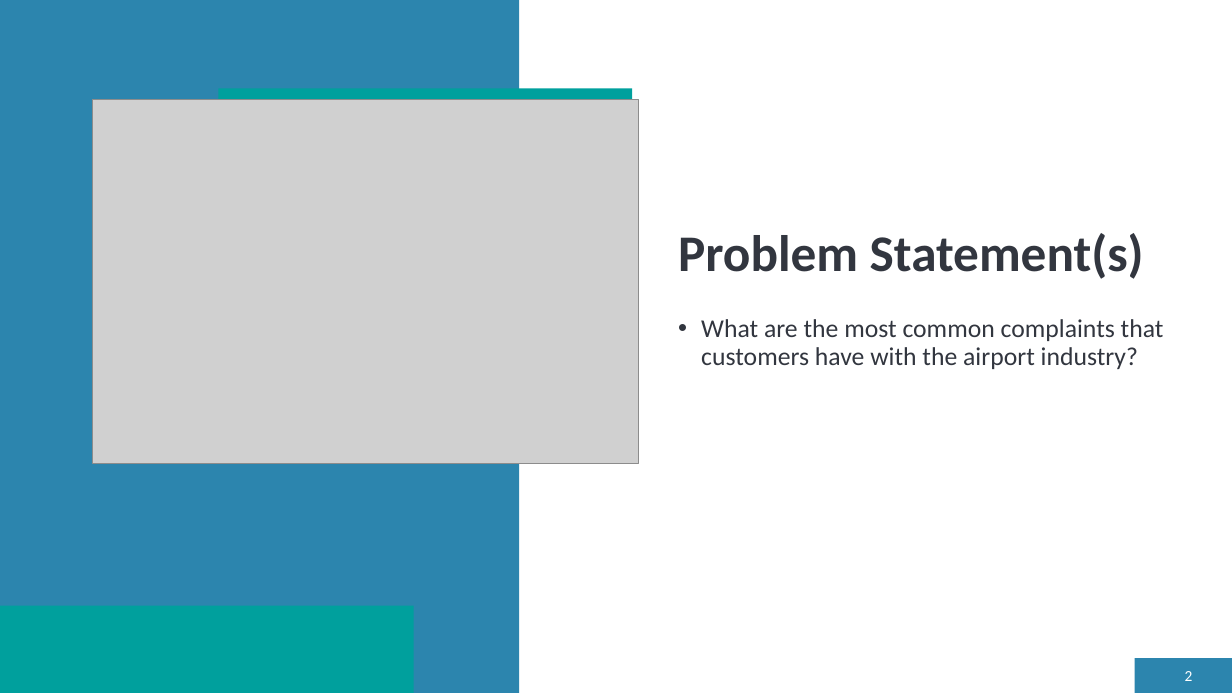
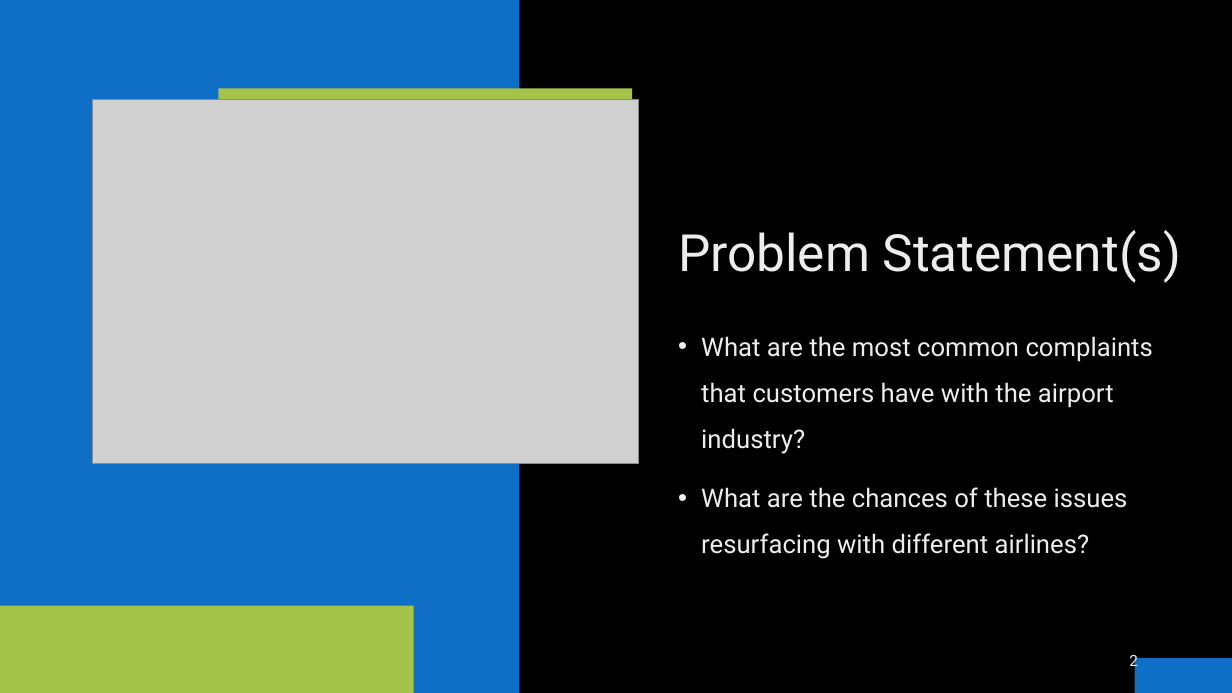
Before and after one commit to ElDon2308/Airline-Sentiment-Analysis, a slide deck: slide 2 of Airline Sentiment Analysis Presentation.pptx. Drawn at 1232x693 pixels with LibreOffice and Linux fonts; fonts in the diff are those of the drawing; grey boxes stand for pictures; background and template pictures are left out. Boxes give left, top, right and bottom in pixels: in the first picture for what was removed or moved away, otherwise in the second. Text is boxed around its words. In the diff, an @@ line names an element or a change of style, - is before the commit and + after.

```diff
--- a/Airline Sentiment Analysis Presentation.pptx
+++ b/Airline Sentiment Analysis Presentation.pptx
@@ background #FFFFFF to picture (left out) @@
@@ fill #2C85AE to #0F6FC6 in 3 elements at (1135,658,1232,693), (0,26,30,103), (0,0,519,693) @@
@@ rectangle at (0,0,1232,645): fill #FFFFFF to #000000 @@
@@ rectangle at (219,88,633,102): fill #00A09D to #A5C249 @@
@@ title "Problem Statement(s)" at (678,230,1181,283): font Calibri to Roboto, text colour #32363F to gradient #DEDEDE to #EDEDED to #FFFFFF, bold off @@
@@ text at (701,336,1153,454): font Calibri to Roboto, text colour #32363F to gradient #DEDEDE to #EDEDED to #FFFFFF in "What are the most common complaints that ..."; line spacing 0.9 to 1.5 @@
@@ text at (701,487,1128,559): paragraph added @@
+• What are the chances of these issues resurfacing with different airlines?
@@ rectangle at (0,606,414,693): fill #00A09D to #A5C249 @@
@@ page number: place and size @@
-page number at (1185,671,1193,681)
+page number at (1129,655,1138,671)
@@ page number at (1129,655,1138,671): font Calibri to Roboto, text colour #FFFFFF to gradient #9E9E9E to #EDEDED to #FFFFFF @@
```
Also in this commit, not shown: 7 other slides changed, 2 slides added, 2 slides removed.
